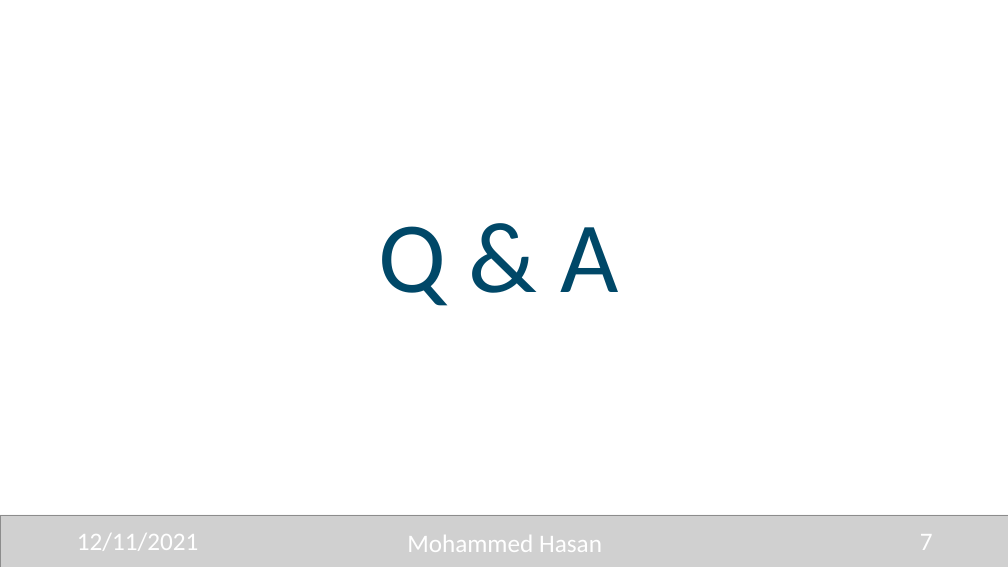
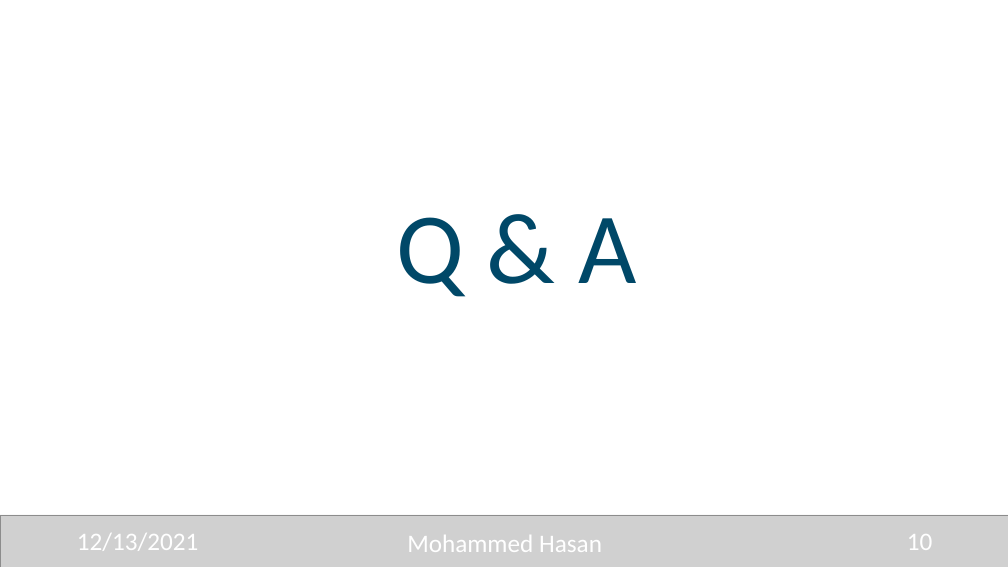
Before and after one commit to 0xHasanM/MISC, a slide deck: slide 10 of Talks/INSEC/INSEC.pptx (slide 7 before the commit). Drawn at 1008x567 pixels with LibreOffice and Linux fonts; fonts in the diff are those of the drawing; grey boxes stand for pictures. Boxes give left, top, right and bottom in pixels: in the first picture for what was removed or moved away, otherwise in the second. Text is boxed around its words. In the diff, an @@ line names an element or a change of style, - is before the commit and + after.

```diff
--- a/Talks/INSEC/INSEC.pptx
+++ b/Talks/INSEC/INSEC.pptx
@@ text "Q & A": place and size @@
-text "Q & A" at [378,226,618,306]
+text "Q & A" at [396,217,636,297]
@@ text at [77,533,199,551]: text changed @@
-12/11/2021
+12/13/2021
@@ text at [907,534,933,550]: text changed @@
-7
+10
```
Also in this commit, not shown: 7 other slides changed, 3 slides added.
